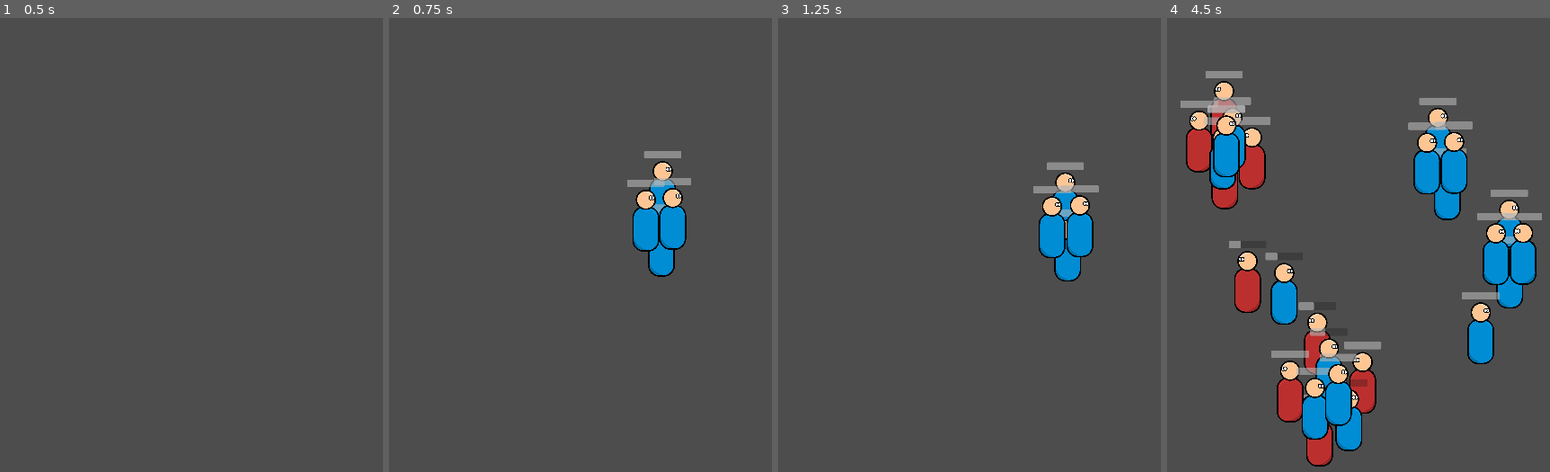
Above: before the commit, frames 1-4 (left to right).
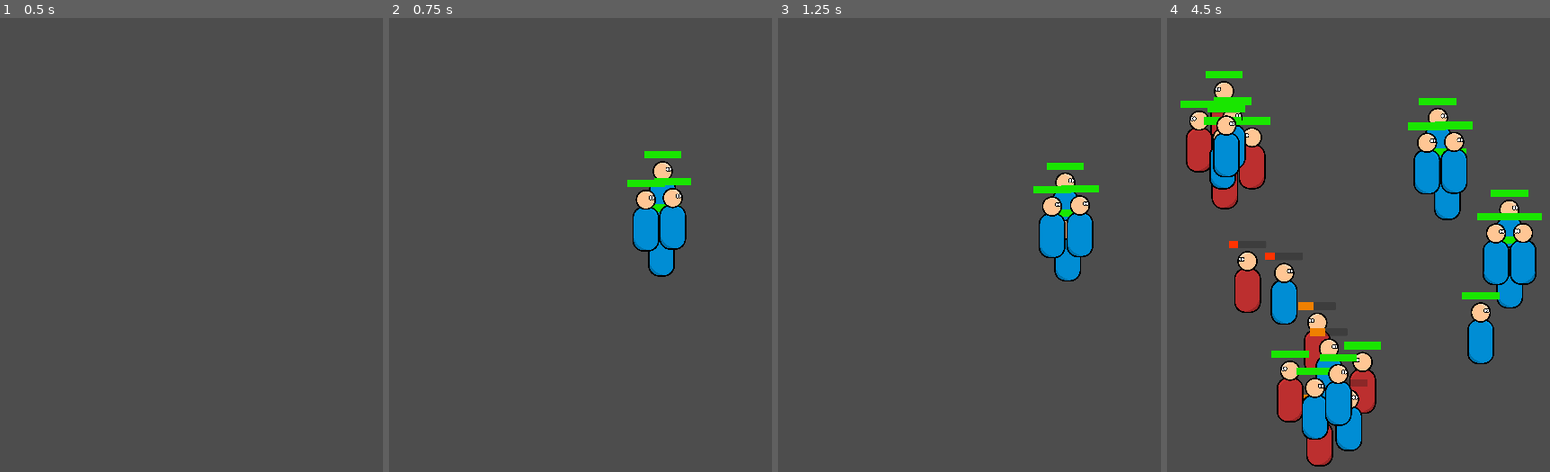
Above: after the commit, the same moments.

Repository: AvilS-PL/Godot_WAW_recreaction
Game: Godot game, scene res://game.tscn
Same seed, same stepped clock (60 frames per second), same inputs: the game is played once before the commit and once after it.
Inputs (mouse positions are in pixels of both pictures, inside the frame that each line leads up to):
- Up to frame 1 (0.5 s): no input
- Up to frame 2 (0.75 s): tap Enter (ui_accept) at 0.5 s; move the mouse to (657, 217) at 0.52 s; click (657, 217) at 0.6 s
- Up to frame 3 (1.25 s): tap Enter (ui_accept) at 0.77 s
- Up to frame 4 (4.5 s): move the mouse to (1266, 290) at 1.27 s; right-click (1266, 290) at 1.35 s; click (1266, 290) at 1.42 s; tap Enter (ui_accept) at 1.52, 3.02, 3.77 s; move the mouse to (1389, 95) at 2.02 s; click (1389, 95) at 2.1 s; move the mouse to (1327, 399) at 2.77 s; right-click (1327, 399) at 2.85 s; click (1327, 399) at 2.92 s; move the mouse to (1469, 363) at 3.52 s; click (1469, 363) at 3.6 s; move the mouse to (1224, 145) at 4.27 s; right-click (1224, 145) at 4.35 s; click (1224, 145) at 4.42 s

Frame 1 is identical in both runs. In frame 2, 0.5% of the frame differs, in the area x 62-79%, y 29-43%; in frame 3, 0.5%; in frame 4, 2.9%, in the area x 3-98%, y 11-84%.

Commit message:
v0.2.4 health bar colors (pre)

Diff:
--- a/Units/mele_unit_rigid.gd
+++ b/Units/mele_unit_rigid.gd
@@ -5,7 +5,7 @@
 @export var max_health = 10
 var health = max_health
 @export var damage = 3
-@export var cooldown = 1.0
+@export var cooldown = 1
 var destinition = Vector2.ZERO
 var team = "blue"
 
@@ -57,11 +57,11 @@
 	if health <= 0:
 		var time
 		if health == 0:
-			time = 0.5
+			time = 0.4
 		else:
-			time = 0.5 * (1 - float(abs(health))/float(taken))
+			time = 0.4 * (1 - float(abs(health))/float(taken))
 		$HealthBar.change_health(health, time)
 		await get_tree().create_timer(time).timeout
 		queue_free()
 	else:
-		$HealthBar.change_health(health, 0.5)
+		$HealthBar.change_health(health, 0.4)
--- a/Usables/health_bar.gd
+++ b/Usables/health_bar.gd
@@ -1,8 +1,14 @@
 extends ProgressBar
 
+var sb = StyleBoxFlat.new()
+
+func _ready():
+	add_theme_stylebox_override("fill", sb)
+	sb.bg_color = Color(0.1,0.9,0.0)
 
 func change_health(health, time):
 	var tween = create_tween()
+	sb.bg_color = Color(1 - ((health/max_value) * (health/max_value) * (health/ max_value)),0.1 + ((health/ max_value)),0.0)
 	if health < 0:
 		health = 0
-	tween.tween_property(self, "value", health, time).set_trans(Tween.TRANS_SPRING).set_ease(Tween.EASE_OUT)
+	tween.tween_property(self, "value", health, time).set_trans(Tween.TRANS_BACK).set_ease(Tween.EASE_OUT)
--- a/Usables/health_bar.tscn
+++ b/Usables/health_bar.tscn
@@ -1,6 +1,9 @@
-[gd_scene load_steps=2 format=3 uid="uid://b66twah3ba66x"]
+[gd_scene load_steps=3 format=3 uid="uid://b66twah3ba66x"]
 
 [ext_resource type="Script" path="res://Usables/health_bar.gd" id="1_456m2"]
+
+[sub_resource type="StyleBoxFlat" id="StyleBoxFlat_ivuqg"]
+bg_color = Color(0.756863, 0, 0, 1)
 
 [node name="HealthBar" type="ProgressBar"]
 offset_left = -50.0
@@ -8,6 +11,7 @@
 offset_right = 150.0
 offset_bottom = 30.0
 scale = Vector2(0.5, 0.5)
+theme_override_styles/fill = SubResource("StyleBoxFlat_ivuqg")
 max_value = 10.0
 value = 10.0
 show_percentage = false
